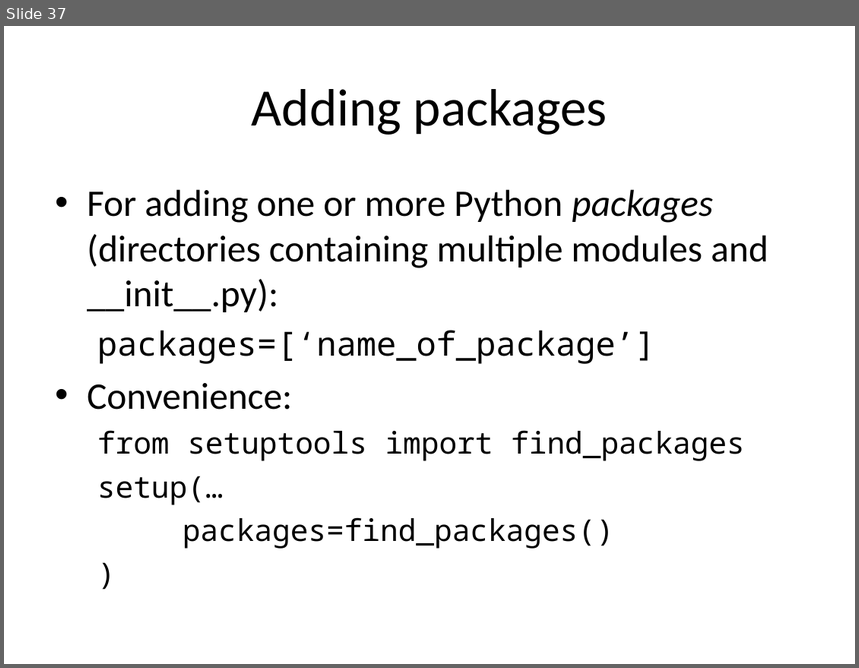
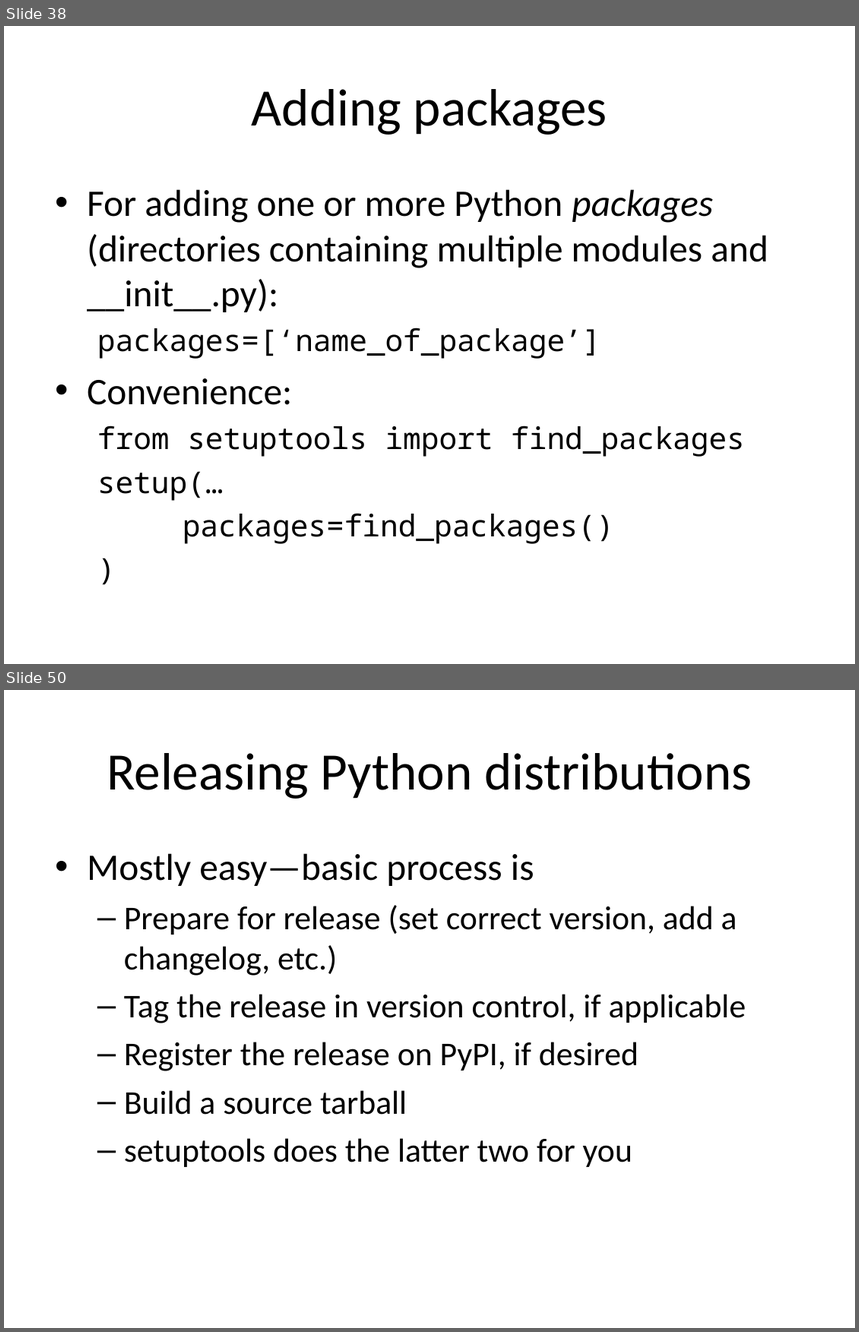
Before and after one commit to embray/pyastro-packaging-tutorial, a slide deck: packaging.ppt. Shown one above the other, each under a label of ours: slide 37 before the commit, slides 38 and 50 after it; the slides between them are not shown. The pictures are 859x668 and 859x1332 pixels, drawn with LibreOffice and Linux fonts; fonts in the diff are those of the drawing. Boxes give left, top, right and bottom in pixels: in the first picture for what was removed or moved away, otherwise in the second. Text is boxed around its words. In the diff, an @@ line names an element or a change of style, - is before the commit and + after.

```diff
--- a/packaging.ppt
+++ b/packaging.ppt
@@ slide 50 added at (4, 690, 855, 1328), background #FFFFFF @@
@@ title added at (107, 753, 752, 799), 49 pt, text #000000 @@
+Releasing Python distributions
@@ text added at (87, 853, 747, 1167), 31 pt, text #000000 @@
+• Mostly easy—basic process is
+  – Prepare for release (set correct version, add a changelog, etc.)
+  – Tag the release in version control, if applicable
+  – Register the release on PyPI, if desired
+  – Build a source tarball
+  – setuptools does the latter two for you
@@ what was slide 37 is now slide 38 @@
@@ slide 38 changed as well @@
@@ text at (97, 328, 601, 359): size 31 to 28 pt in "packages=[‘name_of_package’]" @@
```
Also in this commit, not shown: 25 other slides added.
